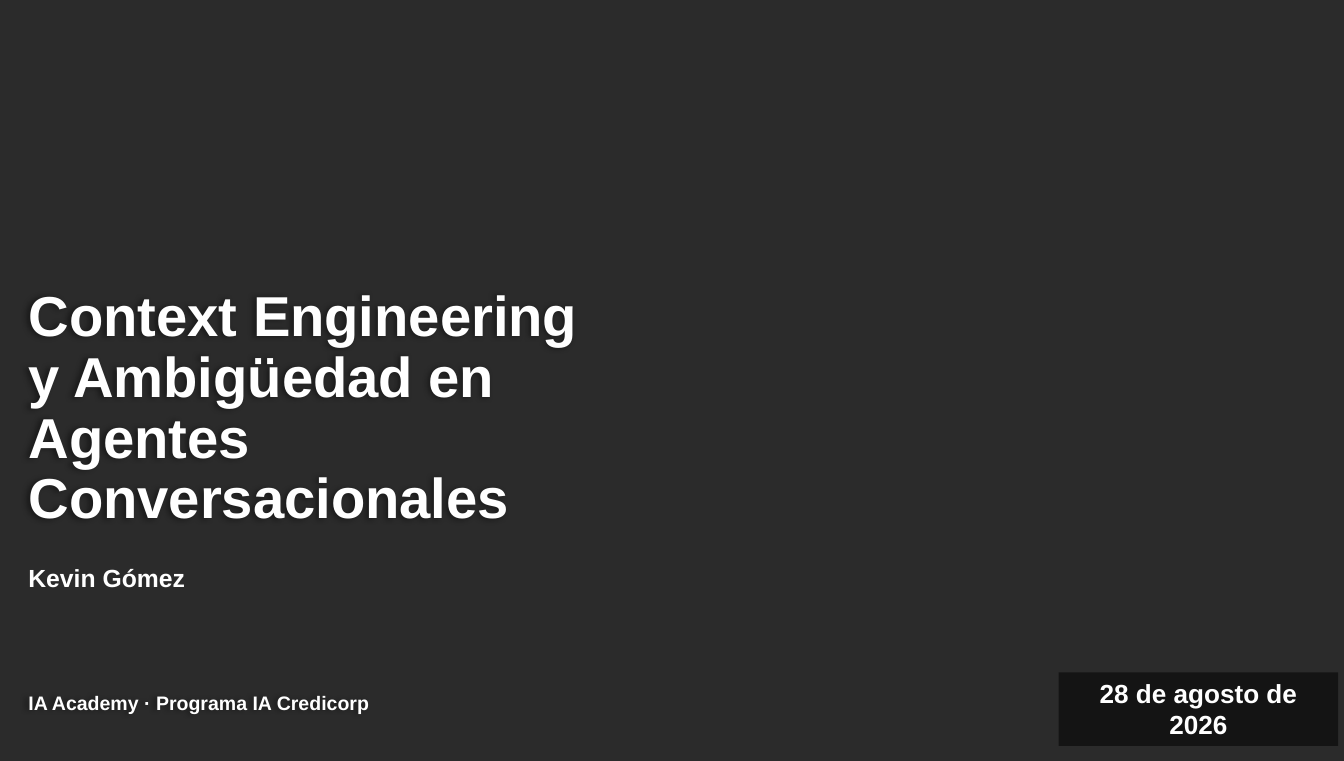
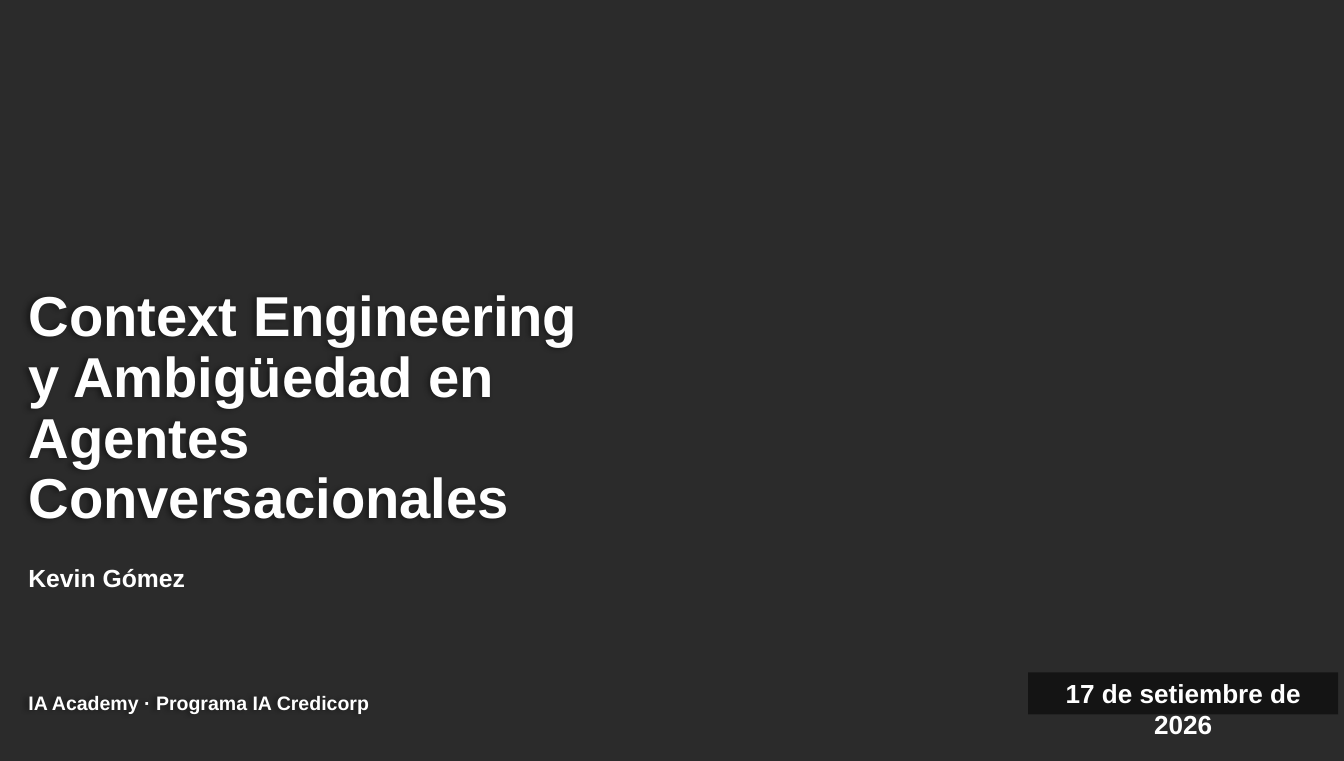
Before and after one commit to kevingomezbcp/Context-engineering, a slide deck: slide 1 of presentation/IA_academy_Context_Engineering_y_ambiguedad.pptx. Drawn at 1344x761 pixels with LibreOffice and Linux fonts; fonts in the diff are those of the drawing; background and template pictures are left out; a plain dark background stands for a picture behind light text. Boxes give left, top, right and bottom in pixels: in the first picture for what was removed or moved away, otherwise in the second. Text is boxed around its words. In the diff, an @@ line names an element or a change of style, - is before the commit and + after.

```diff
--- a/presentation/IA_academy_Context_Engineering_y_ambiguedad.pptx
+++ b/presentation/IA_academy_Context_Engineering_y_ambiguedad.pptx
@@ rectangle "17 de setiembre de 2026": place and size @@
-rectangle "17 de setiembre de 2026" at (1059, 672, 1338, 746)
+rectangle "17 de setiembre de 2026" at (1028, 672, 1338, 713)
@@ text in rectangle at (1066, 684, 1300, 735): text changed @@
-28 de agosto de 2026
+17 de setiembre de 2026
```
Also in this commit, not shown: 11 other slides changed, 3 slides added, 15 other files.
